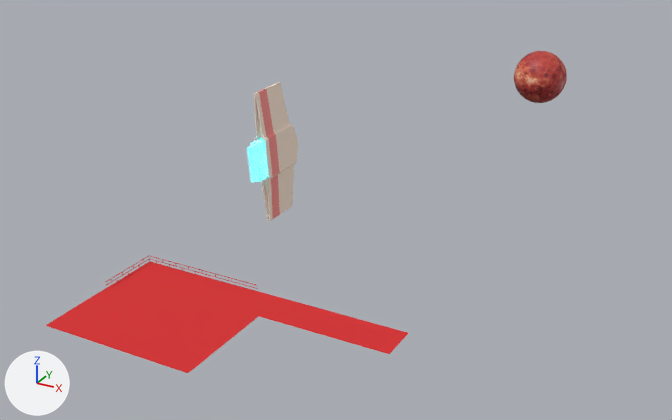
The glTF model src/resources/3d/exo planet.glb as it was, and as the next commit left it.
The view is the same before and after, from a 50 mm lens placed at (125.0, -146.0, 98.0), pointed at (0.0, 82.0, -16.0). Lighting does not change. The marker at lower left points along +X, +Y and +Z. Where no turn or scale is listed for an object, it has been applied to the vertices. Vertices at the same position are counted once.

The first picture shows 'ground', 'mothership', 'planet'.
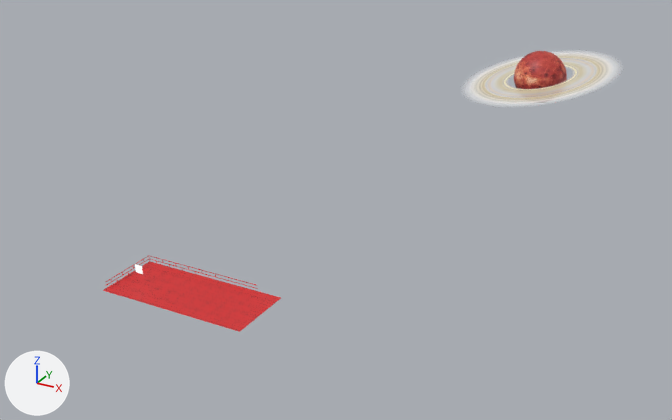
Where the newer file only moved an object's origin or applied its transform, the numbers keep the older frame.

Boxes (x1, y1, x2, y2) around the edits, measured in the pictures (672 x 420 px):
'ground', reshaped (51% narrower, 37% shorter): before (45, 262, 408, 373); after (103, 262, 281, 332)
'mothership', deleted: before (249, 82, 298, 221)
    faces in mat_material (picture img_exo_planet): (254, 82, 298, 221)
    faces in mat_energy: (249, 138, 269, 182)
'ring', added: after (469, 53, 614, 104)
'cloud', added: after (135, 264, 143, 274)

What changed in the scene script:
```text
Add img_panel:
    img_panel = load_image('panel', '_unpacked/panel', 512, 512, 'sRGB')
Add img_ring:
    img_ring = load_image('ring', '_unpacked/ring', 384, 384, 'sRGB')
Add mat_panel:
    mat_panel = principled_material('panel')
    mat_panel.texture = img_panel
Add mat_cloud:
    mat_cloud = principled_material('cloud')
    mat_cloud.base_color = (0.0, 0.0, 0.0)  # black #000000
    mat_cloud.metallic = 1.0
    mat_cloud.roughness = 1.0
    mat_cloud.emission_strength = 1.0
Add mat_ring:
    mat_ring = principled_material('ring')
    mat_ring.texture = img_ring  # with its transparency
Change me_ground:
    used by ob_ground; location = (0.0, 0.0, 0.0)
    verts and faces of me_ground; kept vertices keep their numbers, new ones are numbered from 8
    before: 0 (30.0, -6.0, 0.0) at pixel (258, 316), 1 (30.0, -30.0, 0.0) at pixel (187, 373), 2 (-6.0, 3.0, 0.0) at pixel (149, 261), 3 (60.0, -6.0, 0.0) at pixel (389, 354), 4 (-6.0, -30.0, 0.0) at pixel (45, 325)
    before: 5 (-6.0, -6.0, 0.0) at pixel (123, 277), 6 (60.0, 3.0, 0.0) at pixel (408, 332), 7 (30.0, 3.0, 0.0) at pixel (281, 297)
    remove me_ground.from_pydata(...)  # 8 vertices, 6 faces; spans x -6.0..60.0, y -30.0..3.0, z 0.0
    remove me_ground.materials.append(mat_material)  # picture img_exo_planet
    add me_ground.from_pydata(...)  # 4 vertices, 2 faces; spans x -6.0..30.0, y -13.0..3.0, z 0.0
    me_ground part 1
    add delete_vertices([0, 1, *range(3, 7)])  # with the faces that use them
    add verts[8] = (30.0, -13.0, 0.0)  # pixel (239, 331)
    add verts[9] = (-6.0, -13.0, 0.0)  # pixel (102, 290)
    add faces += [(2, 9, 8), (2, 8, 7)]
    add me_ground.materials.append(mat_panel)  # picture img_panel
Add me_cloud:
    me_cloud.from_pydata([(-1.0, 0.0, -1.0), (1.0, 0.0, -1.0), (-1.0, 0.0, 1.0), (1.0, 0.0, 1.0)], [], [(0, 1, 3), (0, 3, 2)])
    me_cloud.materials.append(mat_cloud)  # black #000000
Add me_ring:
    me_ring.from_pydata(...)  # 64 vertices, 64 faces; spans x -30.6..30.6, y -30.9..30.9, z -6.6..6.6
    me_ring.materials.append(mat_ring)  # picture img_ring
Remove ob_mothership:
    ob_mothership = bpy.data.objects.new('mothership', me_mothership)
    ob_mothership.location = (-20.0, 80.0, 0.0)
Add ob_cloud:
    ob_cloud = bpy.data.objects.new('cloud', me_cloud)
    ob_cloud.location = (-1.3, -6.0, 3.2)
Add ob_ring:
    ob_ring = bpy.data.objects.new('ring', me_ring)
    ob_ring.location = (25.0, 200.0, 0.0)
```
